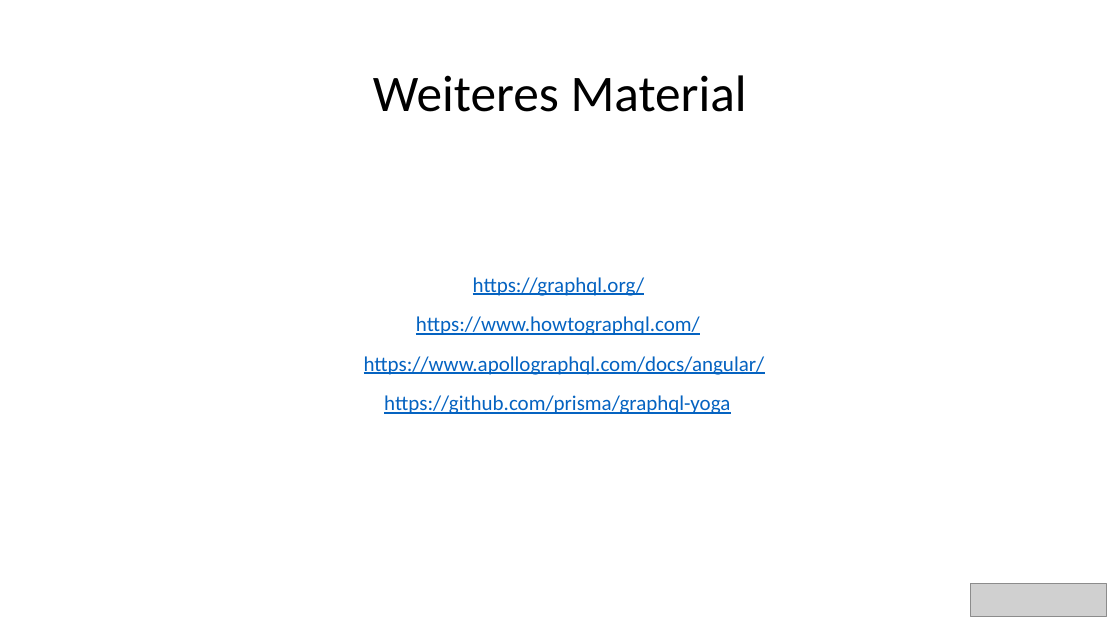
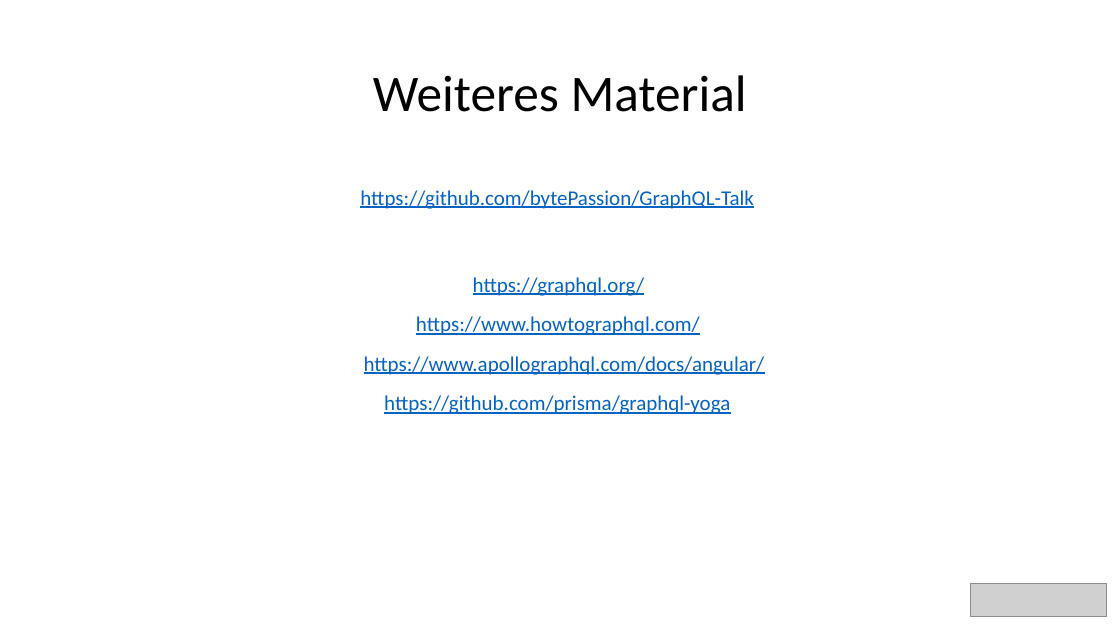
Before and after one commit to bytePassion/GraphQL-Talk, a slide deck: slide 47 of slides/GraphqlSlides.pptx. Drawn at 1120x630 pixels with LibreOffice and Linux fonts; fonts in the diff are those of the drawing; grey boxes stand for pictures. Boxes give left, top, right and bottom in pixels: in the first picture for what was removed or moved away, otherwise in the second. Text is boxed around its words. In the diff, an @@ line names an element or a change of style, - is before the commit and + after.

Commit message:
update slides

```diff
--- a/slides/GraphqlSlides.pptx
+++ b/slides/GraphqlSlides.pptx
@@ text added at (360,190,754,209), 18 pt, text #0563C1, underline @@
+https://github.com/bytePassion/GraphQL-Talk
```
Also in this commit, not shown: 2 other slides changed, 1 other file.
